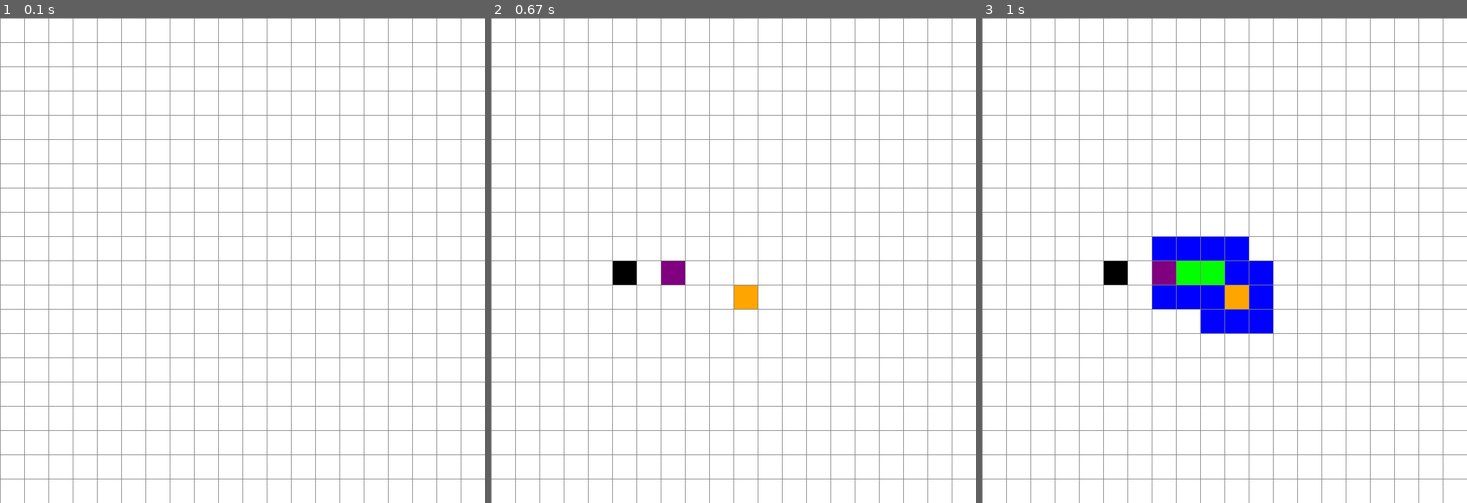
Above: before the commit, frames 1-3 (left to right).
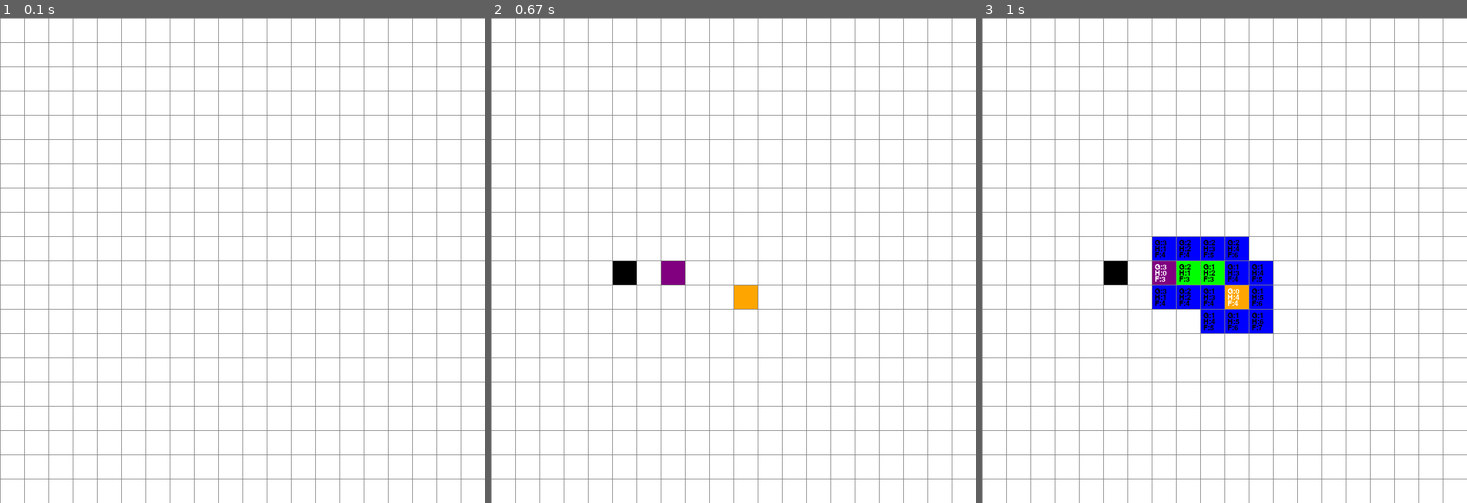
Above: after the commit, the same moments.

Repository: PabloEdu514/Apuntes_IA
Game: pygame game, started from Proyectos/A-asterisco/A-asterisco.py
Two runs of this game, one before a commit and one after it. Both use one fixed random seed, a clock stepped at 60 frames per second and the inputs below.
Inputs (mouse positions are in pixels of both pictures, inside the frame that each line leads up to):
- Up to frame 1 (0.1 s): no input
- Up to frame 2 (0.67 s): press the mouse at (733, 294) at 0.37 s; move the mouse to (675, 279) at 0.47 s; release the mouse at (617, 265) at 0.6 s
- Up to frame 3 (1 s): tap C at 0.67 s

Frames 1-2 are identical in both runs. In frame 3, 0.8% of the frame differs, in the area x 35-59%, y 45-65%.

Commit message:
Se añadio la impresion en cada cuadrito, faltan realizar ajustes en valores

Diff:
--- a/Proyectos/A-asterisco/A-asterisco.py
+++ b/Proyectos/A-asterisco/A-asterisco.py
@@ -1,6 +1,5 @@
 import pygame
 import heapq
-import time
 
 # Configuraciones iniciales
 ANCHO_VENTANA = 800
@@ -61,8 +60,19 @@
         if not self.es_fin() and not self.es_inicio():
             self.color = VERDE
 
-    def dibujar(self, ventana):
+    def dibujar(self, ventana, fuente):
         pygame.draw.rect(ventana, self.color, (self.x, self.y, self.ancho, self.ancho))
+
+        if self.g < float("inf"):  # Solo mostrar si el nodo ha sido visitado
+            color_texto = NEGRO if self.color in [BLANCO, VERDE, AZUL] else BLANCO
+
+            g_text = fuente.render(f"G:{int(self.g)}", True, color_texto)
+            h_text = fuente.render(f"H:{int(self.h)}", True, color_texto)
+            f_text = fuente.render(f"F:{int(self.g + self.h)}", True, color_texto)
+
+            ventana.blit(g_text, (self.x + 5, self.y + 5))
+            ventana.blit(h_text, (self.x + 5, self.y + self.ancho // 2 - 5))
+            ventana.blit(f_text, (self.x + 5, self.y + self.ancho - 15))
 
 def crear_grid(filas, ancho):
     grid = []
@@ -81,11 +91,11 @@
         for j in range(filas):
             pygame.draw.line(ventana, GRIS, (j * ancho_nodo, 0), (j * ancho_nodo, ancho))
 
-def dibujar(ventana, grid, filas, ancho):
+def dibujar(ventana, grid, filas, ancho, fuente):
     ventana.fill(BLANCO)
     for fila in grid:
         for nodo in fila:
-            nodo.dibujar(ventana)
+            nodo.dibujar(ventana, fuente)
     dibujar_grid(ventana, filas, ancho)
     pygame.display.update()
 
@@ -102,13 +112,17 @@
     return abs(x1 - x2) + abs(y1 - y2)
 
 def reconstruir_camino(nodo_final):
-    actual = nodo_final.padre  # Evita pintar el nodo final
+    actual = nodo_final.padre
+    camino = []
     while actual and actual.padre:
-        if not actual.es_fin():  # Asegura que el nodo final se quede morado
+        if not actual.es_fin():
             actual.hacer_camino()
+        camino.append(actual.get_pos())
         actual = actual.padre
-
-def a_estrella(grid, inicio, fin, ventana, filas, ancho, paso_a_paso=True):
+    camino.reverse()
+    print("Ruta más corta:", camino)
+
+def a_estrella(grid, inicio, fin, ventana, filas, ancho, fuente, paso_a_paso=True):
     direcciones = [(-1, 0), (1, 0), (0, -1), (0, 1), (-1, -1), (-1, 1), (1, -1), (1, 1)]
     open_set = []
     heapq.heappush(open_set, (0, inicio))
@@ -117,11 +131,6 @@
     lista_cerrada = set()
 
     while open_set:
-        for event in pygame.event.get():
-            if event.type == pygame.QUIT:
-                pygame.quit()
-                return
-
         _, nodo_actual = heapq.heappop(open_set)
 
         if nodo_actual in lista_cerrada:
@@ -150,7 +159,7 @@
                     if not vecino.es_fin():
                         vecino.color = AZUL
 
-        dibujar(ventana, grid, filas, ancho)
+        dibujar(ventana, grid, filas, ancho, fuente)
 
         if paso_a_paso:
             esperando = True
@@ -162,15 +171,16 @@
     return False
 
 def main(ventana, ancho):
+    pygame.font.init()
+    fuente = pygame.font.Font(None, 18)
     FILAS = 20
     grid = crear_grid(FILAS, ancho)
     inicio = None
     fin = None
     corriendo = True
-    paso_a_paso = True
 
     while corriendo:
-        dibujar(ventana, grid, FILAS, ancho)
+        dibujar(ventana, grid, FILAS, ancho, fuente)
         for event in pygame.event.get():
             if event.type == pygame.QUIT:
                 corriendo = False
@@ -197,9 +207,9 @@
                     fin = None
             if event.type == pygame.KEYDOWN:
                 if event.key == pygame.K_RETURN and inicio and fin:
-                    a_estrella(grid, inicio, fin, ventana, FILAS, ancho, paso_a_paso)
+                    a_estrella(grid, inicio, fin, ventana, FILAS, ancho, fuente, paso_a_paso=True)
                 if event.key == pygame.K_c and inicio and fin:
-                    a_estrella(grid, inicio, fin, ventana, FILAS, ancho, paso_a_paso=False)
+                    a_estrella(grid, inicio, fin, ventana, FILAS, ancho, fuente, paso_a_paso=False)
 
     pygame.quit()
 
